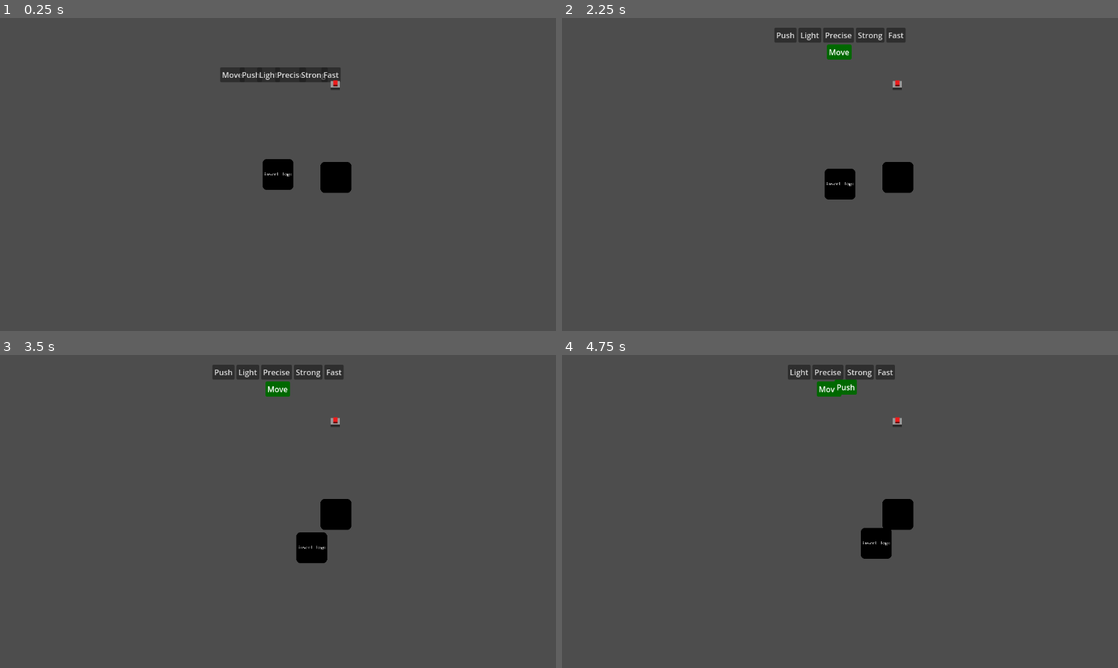
Above: before the commit, frames 1-4 (two rows, left to right).
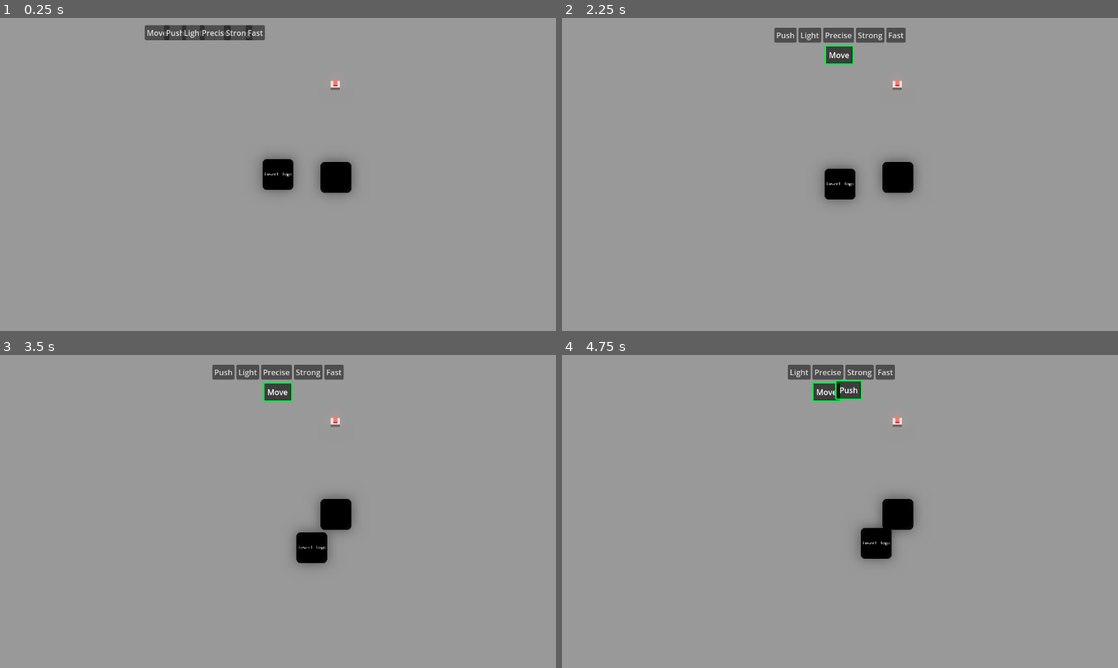
Above: after the commit, the same moments.

Repository: GeordieTomo/ludum-dare-58
Game: Godot game, scene res://environment/levels/test_level.tscn
Two runs of this game, one before a commit and one after it. Both use one fixed random seed, a clock stepped at 60 frames per second and the inputs below.
Inputs:
- Up to frame 1 (0.25 s): no input
- Up to frame 2 (2.25 s): hold Right (right) 0.53-1.25 s; hold E (interact) 0.53-1.25 s; click "Move" at 1.25 s; hold Down (down) from 2.03 s (still down); tap E (interact) at 2.1 s
- Up to frame 3 (3.5 s): release Down (down) at 2.78 s; hold Right (right) from 2.78 s (still down); hold E (interact) from 2.78 s (still down)
- Up to frame 4 (4.75 s): release Right (right) at 3.53 s; release E (interact) at 3.53 s; hold Up (up) 3.53-4.25 s; tap E (interact) at 3.6 s; click "Push" at 4.25 s

The runs differ from the first frame. In frame 1, 98% of the frame differs, in the area x 0-100%, y 0-100%; in frame 2, 99%; in frame 3, 99%; in frame 4, 99%.

Commit message:
add light
fixes #7

Diff:
--- a/environment/levels/test_level.tscn
+++ b/environment/levels/test_level.tscn
@@ -1,8 +1,16 @@
-[gd_scene load_steps=4 format=3 uid="uid://d1njpdc420slk"]
+[gd_scene load_steps=6 format=3 uid="uid://d1njpdc420slk"]
 
 [ext_resource type="PackedScene" uid="uid://c4vun81r65hwg" path="res://environment/player/player.tscn" id="1_wv683"]
 [ext_resource type="PackedScene" uid="uid://3l07hsqs21m1" path="res://environment/rock.tscn" id="2_eanm7"]
 [ext_resource type="PackedScene" uid="uid://073jjdq44xb5" path="res://environment/button.tscn" id="3_wv683"]
+[ext_resource type="Script" uid="uid://d3jimi2obopk0" path="res://environment/light.gd" id="4_26t1u"]
+
+[sub_resource type="Environment" id="Environment_wv683"]
+background_mode = 3
+tonemap_mode = 3
+glow_enabled = true
+glow_normalized = true
+glow_bloom = 0.8
 
 [node name="TestLevel" type="Node2D"]
 
@@ -15,3 +23,8 @@
 
 [node name="Button" parent="." instance=ExtResource("3_wv683")]
 position = Vector2(119, -185)
+
+[node name="WorldEnvironment" type="WorldEnvironment" parent="."]
+environment = SubResource("Environment_wv683")
+script = ExtResource("4_26t1u")
+light_evaluation_words = Array[int]([2])
--- /dev/null
+++ b/environment/light.gd
@@ -0,0 +1,14 @@
+extends WorldEnvironment
+
+@export var light_evaluation_words : Array[Enums.AllWords] = []
+
+func _ready():
+	words_updated()
+	WordCloud.selected_words_changed.connect(words_updated)
+
+func words_updated():
+	set_light(WordCloud.evaluate_score(light_evaluation_words))
+
+func set_light(pct : float):
+	# map between 0.05 -> 1.0
+	environment.tonemap_exposure = clamp(pct * 0.95 + 0.05, 0.05, 1.)
--- a/environment/rock.gd
+++ b/environment/rock.gd
@@ -3,6 +3,7 @@
 @export var can_move_evaluation_words : Array[Enums.AllWords] = []
 
 func _ready():
+	update_push_score()
 	WordCloud.selected_words_changed.connect(update_push_score)
 
 func update_push_score():
--- a/main_theme.tres
+++ b/main_theme.tres
@@ -5,12 +5,21 @@
 content_margin_top = 4.0
 content_margin_right = 4.0
 content_margin_bottom = 4.0
-bg_color = Color(0, 0.40784314, 0, 1)
+bg_color = Color(0, 0, 0, 0.6)
+border_width_left = 3
+border_width_top = 3
+border_width_right = 3
+border_width_bottom = 3
+border_color = Color(7.113725e-05, 0.9393855, 0.25985163, 1)
 corner_radius_top_left = 3
 corner_radius_top_right = 3
 corner_radius_bottom_right = 3
 corner_radius_bottom_left = 3
 corner_detail = 5
+expand_margin_left = 5.0
+expand_margin_top = 5.0
+expand_margin_right = 5.0
+expand_margin_bottom = 5.0
 
 [resource]
 Button/styles/pressed = SubResource("StyleBoxFlat_gsqoc")
--- a/word_cloud/word_cloud_scene.tscn
+++ b/word_cloud/word_cloud_scene.tscn
@@ -5,25 +5,17 @@
 [ext_resource type="Script" uid="uid://uip2ypr7vub5" path="res://word_cloud/word_cloud_display.gd" id="2_hk23b"]
 [ext_resource type="PackedScene" uid="uid://cep348itqkp7x" path="res://word_cloud/word_toggle.tscn" id="3_widb8"]
 
-[node name="word_cloud" type="Control"]
-layout_mode = 3
-anchor_left = -0.5
-anchor_top = -0.5
-anchor_right = 0.5
-anchor_bottom = 0.5
-grow_horizontal = 2
-grow_vertical = 2
-theme = ExtResource("1_lfg12")
+[node name="word_cloud" type="CanvasLayer"]
 script = ExtResource("1_y24nb")
 words_that_can_be_used = Array[int]([0, 1, 2, 3, 4, 6])
 
 [node name="MarginContainer" type="MarginContainer" parent="."]
-layout_mode = 1
 anchors_preset = 15
 anchor_right = 1.0
 anchor_bottom = 1.0
 grow_horizontal = 2
 grow_vertical = 2
+theme = ExtResource("1_lfg12")
 theme_override_constants/margin_left = 20
 theme_override_constants/margin_top = 20
 theme_override_constants/margin_right = 20
@@ -33,6 +25,7 @@
 layout_mode = 2
 size_flags_horizontal = 4
 size_flags_vertical = 0
+theme_override_constants/separation = 10
 script = ExtResource("2_hk23b")
 word_ui_template = ExtResource("3_widb8")
 
@@ -45,3 +38,4 @@
 unique_name_in_owner = true
 layout_mode = 2
 size_flags_horizontal = 4
+theme_override_constants/separation = 15
Not shown, added: environment/light.gd.uid
